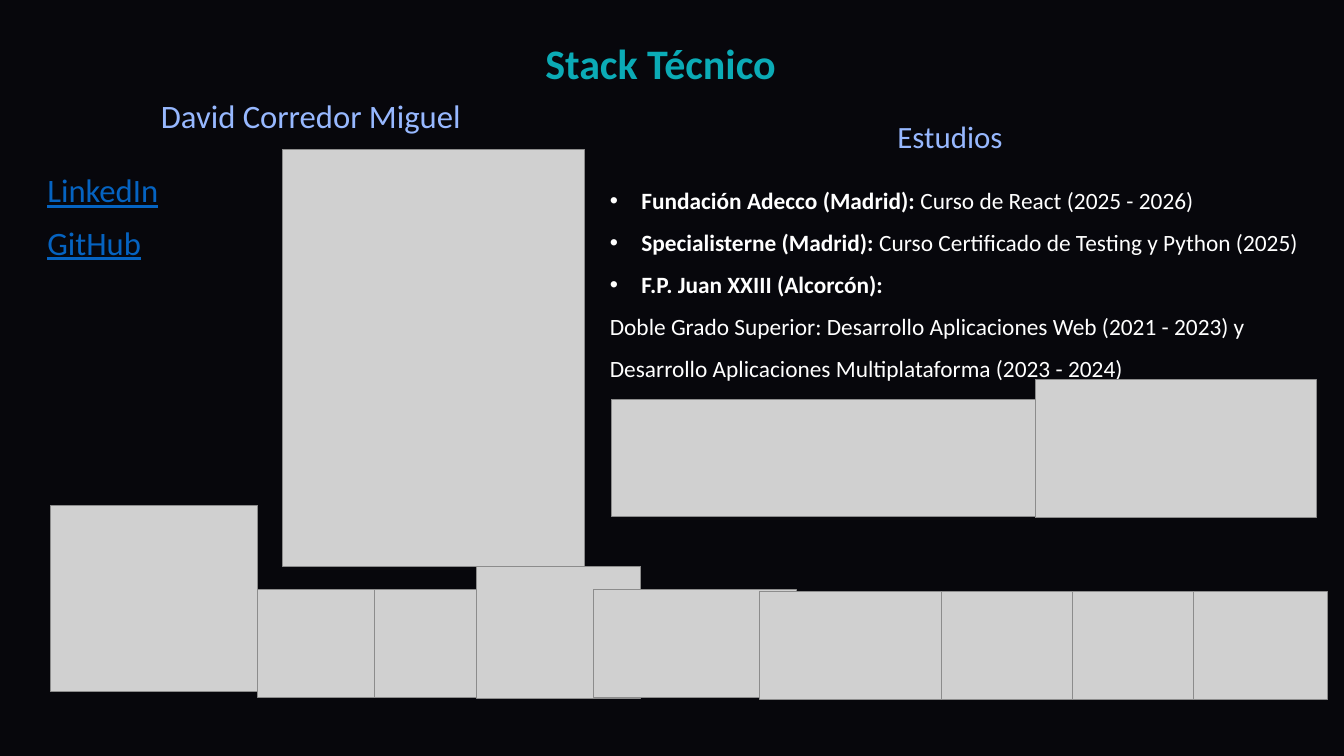
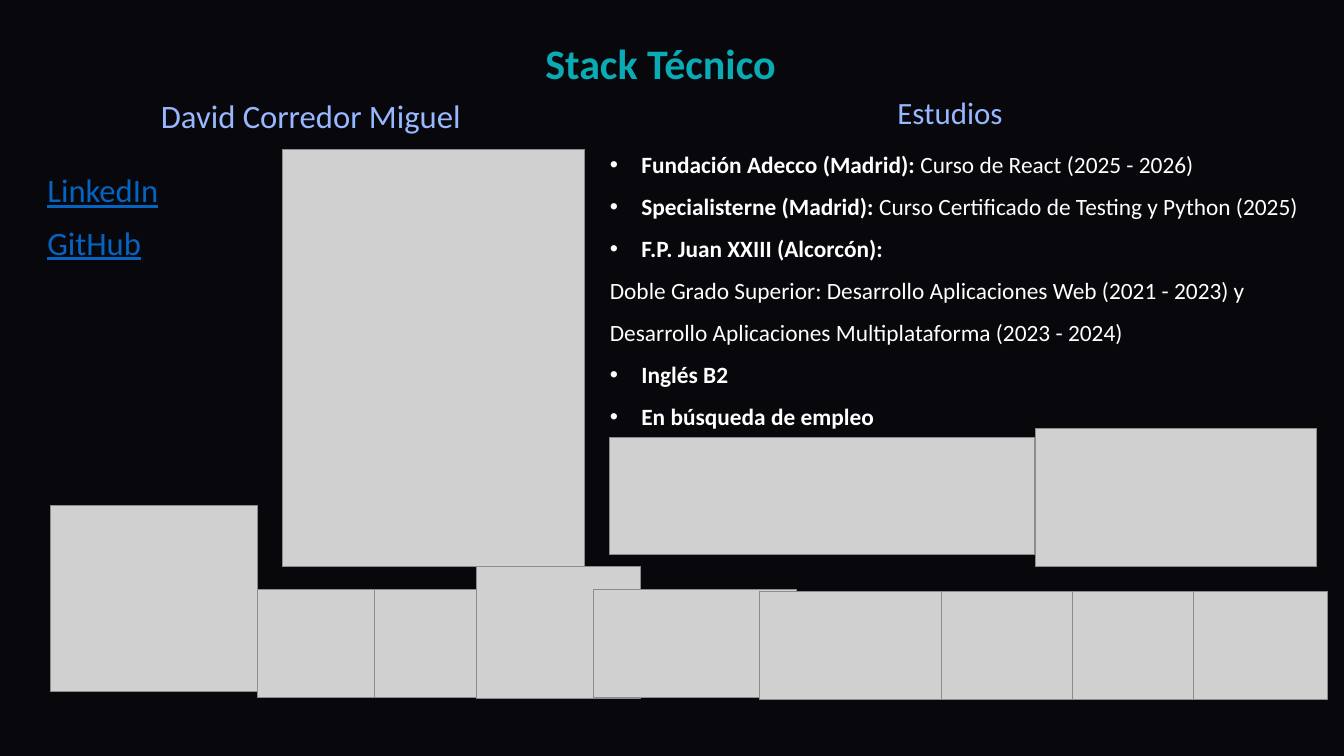
Before and after one commit to DavidCorredorMiguel/proyectogrupo2, a slide deck: slide 3 of Tech-and-Learn-Innovacion-y-Aprendizaje-en-E-commerce (1).pptx. Drawn at 1344x756 pixels with LibreOffice and Linux fonts; fonts in the diff are those of the drawing; grey boxes stand for pictures; background and template pictures are left out. Boxes give left, top, right and bottom in pixels: in the first picture for what was removed or moved away, otherwise in the second. Text is boxed around its words. In the diff, an @@ line names an element or a change of style, - is before the commit and + after.

```diff
--- a/Tech-and-Learn-Innovacion-y-Aprendizaje-en-E-commerce (1).pptx
+++ b/Tech-and-Learn-Innovacion-y-Aprendizaje-en-E-commerce (1).pptx
@@ text "Estudios": place and size @@
-text "Estudios" at (897, 126, 1002, 149)
+text "Estudios" at (897, 102, 1002, 125)
@@ text "Fundación Adecco (Madrid): Curso de ...": place and size @@
-text "Fundación Adecco (Madrid): Curso de ..." at (610, 192, 1297, 384)
+text "Fundación Adecco (Madrid): Curso de ..." at (610, 156, 1297, 429)
@@ text at (641, 366, 874, 429): paragraphs added @@
+• Inglés B2
+• En búsqueda de empleo
@@ picture: place and size @@
-picture at (612, 399, 1037, 516)
+picture at (610, 438, 1035, 554)
@@ picture: place and size @@
-picture at (1035, 380, 1315, 518)
+picture at (1035, 428, 1315, 567)
```
